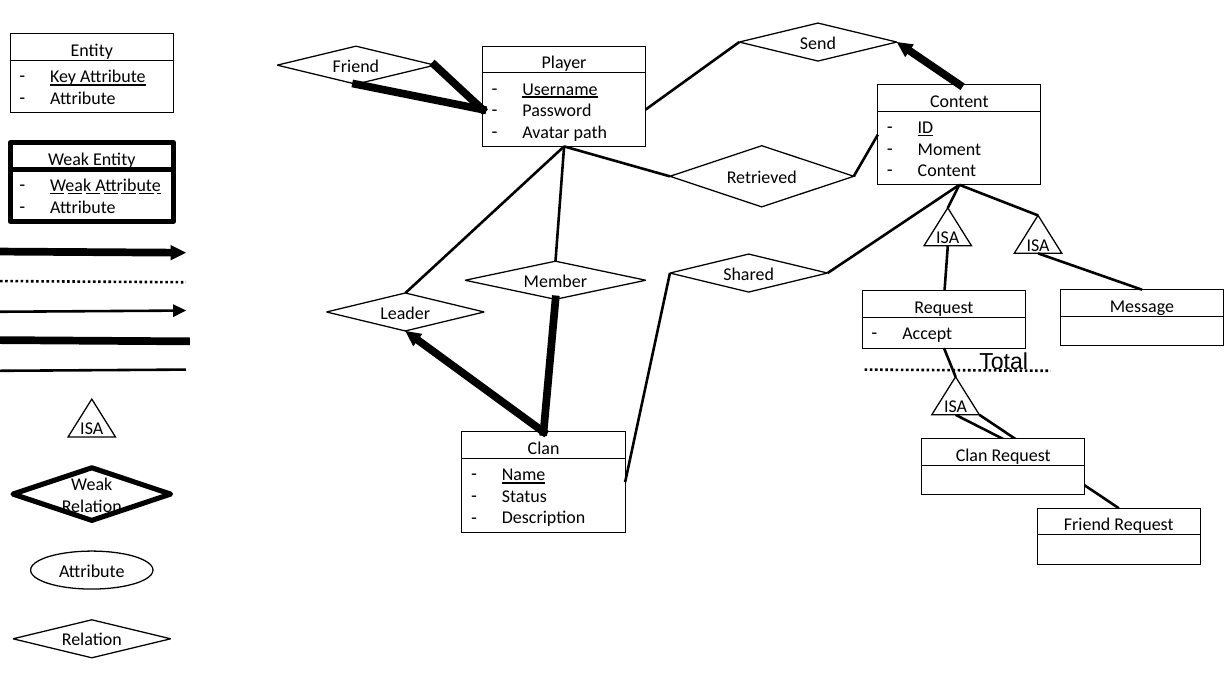
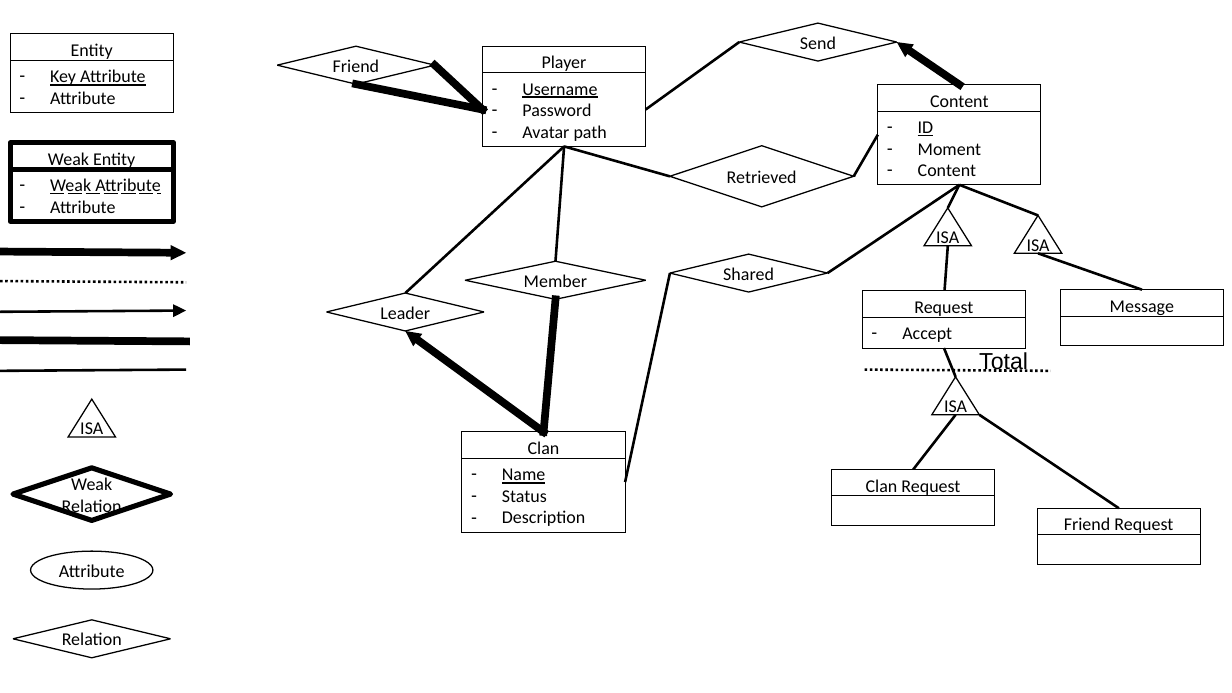
Before and after one commit to JeCheeseSmith/Clash-of-ppdb-s, a slide deck: slide 2 of documentation/database/ER-Diagram.pptx. Drawn at 1232x693 pixels with LibreOffice and Linux fonts; fonts in the diff are those of the drawing; background and template pictures are left out. Boxes give left, top, right and bottom in pixels: in the first picture for what was removed or moved away, otherwise in the second. Text is boxed around its words. In the diff, an @@ line names an element or a change of style, - is before the commit and + after.

```diff
--- a/documentation/database/ER-Diagram.pptx
+++ b/documentation/database/ER-Diagram.pptx
@@ line moved from (1005, 440) - (956, 415) to (913, 470) - (956, 415) @@
@@ rectangle "Clan Request": place and size @@
-rectangle "Clan Request" at (922, 439, 1086, 470)
+rectangle "Clan Request" at (832, 470, 995, 500)
@@ rectangle: place and size @@
-rectangle at (922, 466, 1086, 495)
+rectangle at (832, 496, 995, 526)
```
Also in this commit, not shown: 2 other slides changed, 2 other files.
